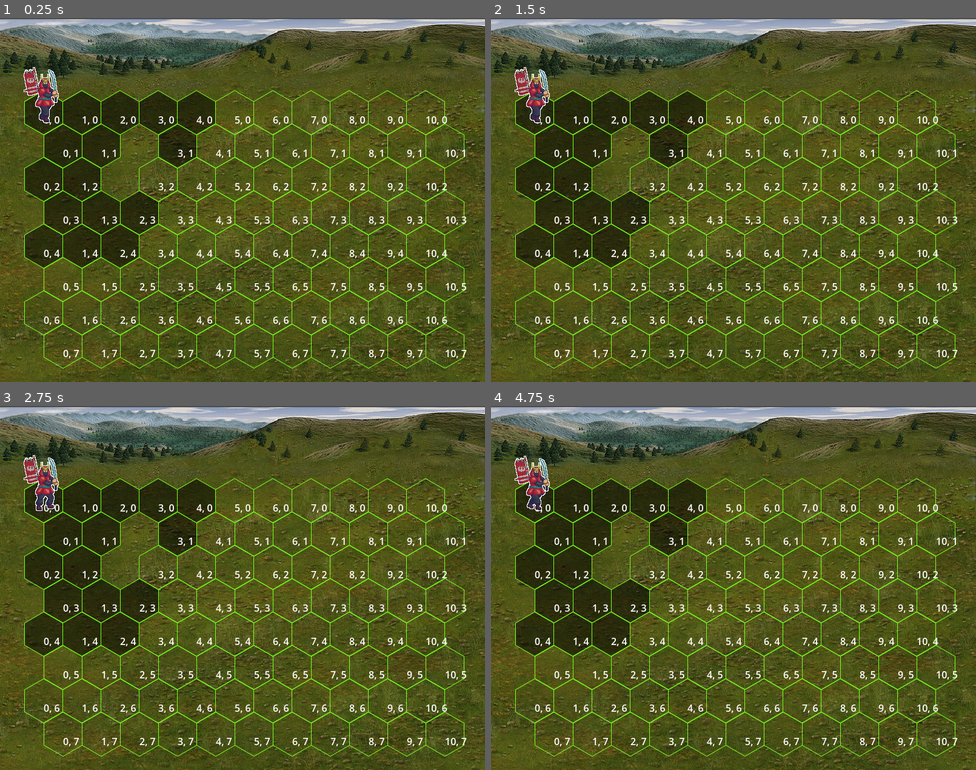
Above: before the commit, frames 1-4 (two rows, left to right).
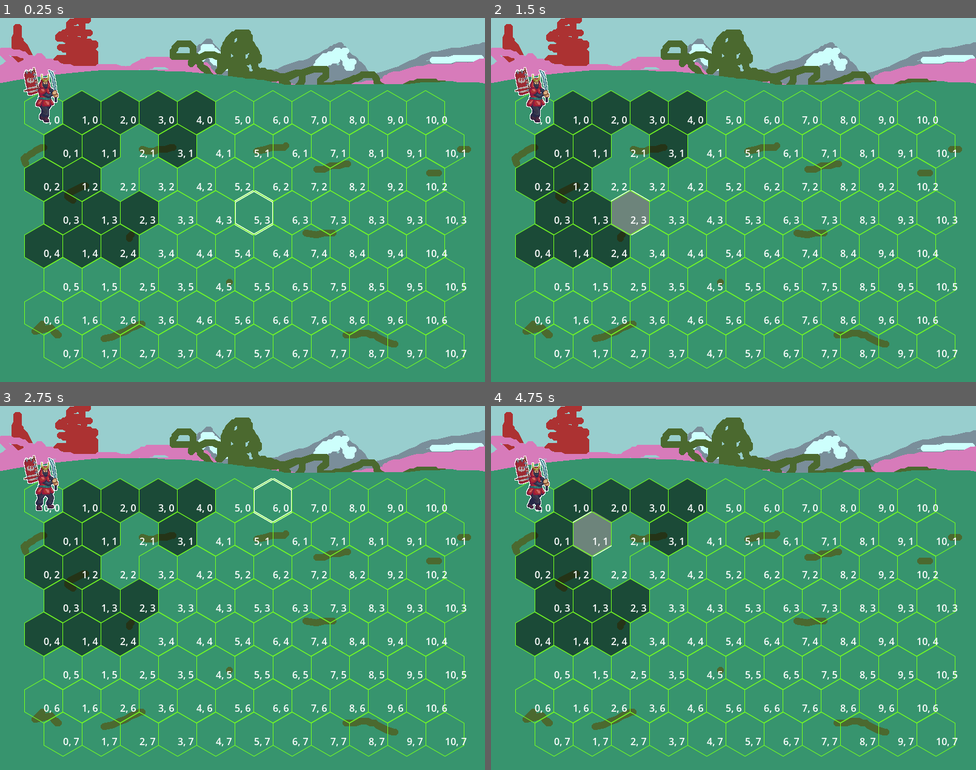
Above: after the commit, the same moments.

Repository: akrupych/nebula
Game: Godot game, scene res://scenes/battle.tscn
The game is run twice, just before and just after one commit, with the same random seed, the same clock (stepped at 60 frames per second) and the same inputs.
Inputs (mouse positions are in pixels of both pictures, inside the frame that each line leads up to):
- Up to frame 1 (0.25 s): no input
- Up to frame 2 (1.5 s): move the mouse to (840, 181) at 0.52 s; tap Enter at 1.25 s; move the mouse to (636, 218) at 1.27 s
- Up to frame 3 (2.75 s): tap Space at 2 s; move the mouse to (291, 507) at 2.02 s
- Up to frame 4 (4.75 s): move the mouse to (709, 660) at 2.77 s; move the mouse to (879, 642) at 3.52 s; tap Enter at 4.25 s; move the mouse to (588, 533) at 4.27 s

The runs differ from the first frame. In frame 1, 94% of the frame differs, in the area x 0-100%, y 0-100%; in frame 2, 94%; in frame 3, 94%; in frame 4, 94%.

Commit message:
add hex hover effect

Diff:
--- a/scenes/battle.tscn
+++ b/scenes/battle.tscn
@@ -1,7 +1,7 @@
 [gd_scene load_steps=15 format=3 uid="uid://ds3y2rrr11y1h"]
 
 [ext_resource type="Script" uid="uid://ccuvfcxqhf24m" path="res://scripts/game.gd" id="1_6vh42"]
-[ext_resource type="Texture2D" uid="uid://ew2qad1ac5gf" path="res://sprites/battle_bg.png" id="2_4k1nj"]
+[ext_resource type="Texture2D" uid="uid://bsiwyg0yjyo6m" path="res://sprites/sketch_bg.png" id="2_6vh42"]
 [ext_resource type="Script" uid="uid://j1kw2y3jg5ax" path="res://scripts/grid.gd" id="3_f4pi3"]
 [ext_resource type="PackedScene" uid="uid://b51ewttoobfjy" path="res://scenes/hex.tscn" id="4_yahae"]
 [ext_resource type="Shader" uid="uid://degwetys6ixsf" path="res://shaders/selection.gdshader" id="5_v7i3o"]
@@ -66,9 +66,8 @@
 script = ExtResource("1_6vh42")
 
 [node name="BattleBg" type="Sprite2D" parent="."]
-position = Vector2(400, 301)
-scale = Vector2(1, 1.07554)
-texture = ExtResource("2_4k1nj")
+position = Vector2(400, 300)
+texture = ExtResource("2_6vh42")
 
 [node name="Grid" type="Node2D" parent="."]
 position = Vector2(0, -20)
--- a/scenes/hex.tscn
+++ b/scenes/hex.tscn
@@ -6,3 +6,8 @@
 [node name="Hex" type="Sprite2D"]
 texture = ExtResource("1_djunl")
 script = ExtResource("2_khich")
+
+[node name="Area2D" type="Area2D" parent="."]
+
+[node name="CollisionShape2D" type="CollisionPolygon2D" parent="Area2D"]
+polygon = PackedVector2Array(0, -37, -32, -18, -32, 18, 0, 37, 32, 18, 32, -18)
--- a/scripts/game.gd
+++ b/scripts/game.gd
@@ -2,21 +2,54 @@
 
 @onready var grid = $Grid
 
+var highlighted_hex: Hex = null
 const HEXAGON_FILLED_TEXTURE = preload("res://sprites/hexagon filled.png")
 
 func _ready():
+	block_hexes()
+	var start = grid.get_hex(0, 0)
+	fill_reachable(start, 4)
+
+func _process(_delta):
+	highlight_hovered()
+
+func block_hexes():
 	grid.get_hex(2, 2).is_blocked = true
 	grid.get_hex(2, 1).is_blocked = true
 
-	for hex in hex_reachable(grid.get_hex(0, 0), 4):
-		hex.texture = HEXAGON_FILLED_TEXTURE
+func fill_reachable(start: Hex, speed: int):
+	for hex in hex_reachable(start, speed):
+		if hex != start:
+			hex.texture = HEXAGON_FILLED_TEXTURE
+
+func highlight_hovered():
+	var mouse_coords: Vector2 = get_global_mouse_position()
+
+	var raycast: PhysicsRayQueryParameters2D = PhysicsRayQueryParameters2D.create(mouse_coords, mouse_coords)
+
+	raycast.collide_with_areas = true
+	raycast.hit_from_inside = true
+	var result: Dictionary = get_world_2d().direct_space_state.intersect_ray(raycast)
+	var hex = null
+	if result.has("collider"):
+		var collider: Node2D = result.get("collider")
+		if collider.get_parent() is Hex:
+			hex = collider.get_parent()
+	if hex != null:
+		if highlighted_hex != hex and highlighted_hex != null:
+			highlighted_hex.material = null
+		var shader = ShaderMaterial.new()
+		shader.shader = preload("res://shaders/selection.gdshader")
+		hex.material = shader
+	elif highlighted_hex != null:
+		highlighted_hex.material = null
+	highlighted_hex = hex
 
 func hex_reachable(start: Hex, movement: int):
 	var visited: Array = [] # set of hexes
 	visited.append(start)
 	var fringes = [] # array of arrays of hexes
 	fringes.append([start])
-
 	for k in range(1, movement + 1):
 		print("k %s" % k)
 		fringes.append([])
@@ -29,7 +62,6 @@
 					fringes[k].append(neighbor)
 					print("(%s" % neighbor.column + ",%s)" % neighbor.row)
 		print()
-
 	return visited
 
 const oddr_direction_differences = [
--- a/scripts/grid.gd
+++ b/scripts/grid.gd
@@ -32,9 +32,14 @@
 			new_hex.add_child(label)
 			self.add_child(new_hex)
 			grid[i].append(new_hex)
+	delete_initial_hexes()
+
+func delete_initial_hexes():
+	self.remove_child(hexagon)
+	self.remove_child(hexagon_down)
+	self.remove_child(hexagon_right)
 
 func get_hex(row: int, column: int) -> Hex:
 	if row >= 0 and row < ROWS and column >= 0 and column < COLUMNS:
 		return grid[row][column]
-
 	return null
Binary file added: sprites/sketch_bg.png
Not shown, added: sprites/sketch_bg.png.import
